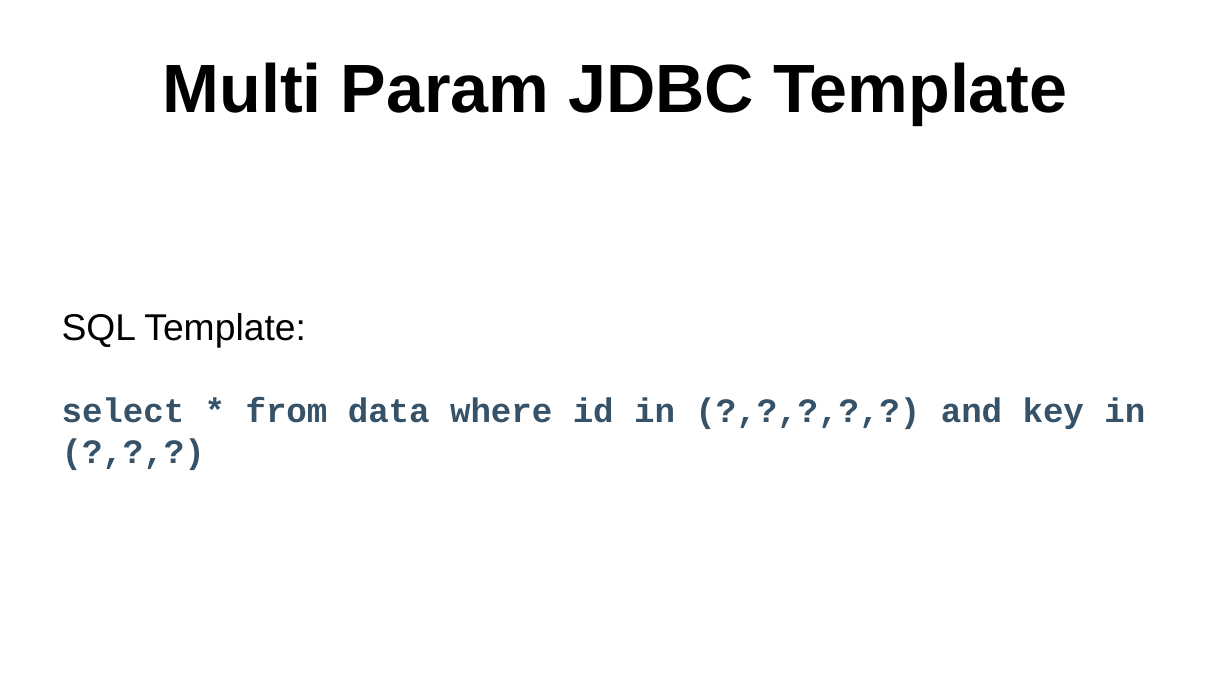
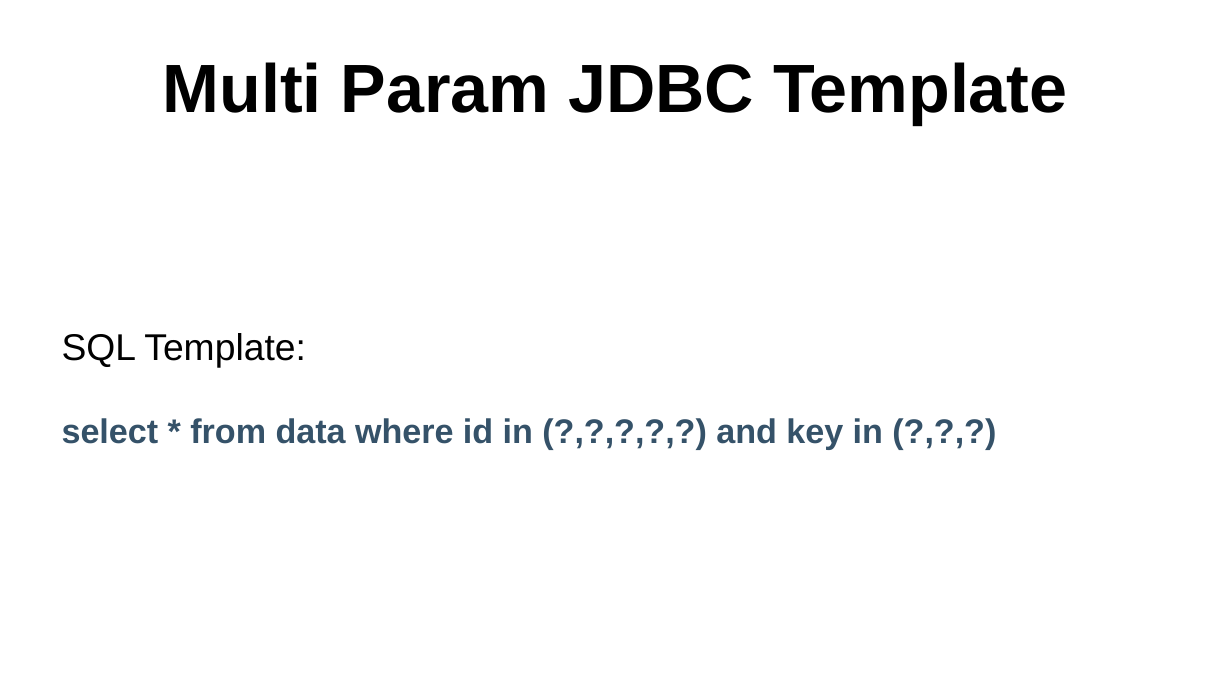
Before and after one commit to sergueik/springboot_study, a slide deck: slide 3 of basic-postgresql/Multi Param JDBC Template.odp (slide 2 before the commit). Drawn at 1232x693 pixels with LibreOffice and Linux fonts; fonts in the diff are those of the drawing. Boxes give left, top, right and bottom in pixels: in the first picture for what was removed or moved away, otherwise in the second. Text is boxed around its words. In the diff, an @@ line names an element or a change of style, - is before the commit and + after.

```diff
--- a/basic-postgresql/Multi Param JDBC Template.odp
+++ b/basic-postgresql/Multi Param JDBC Template.odp
@@ subtitle at (62, 418, 883, 449): font Courier New to Arial in "select * from data where id in ..." @@
```
Also in this commit, not shown: 2 other slides changed, 1 slide added, 1 other file.
